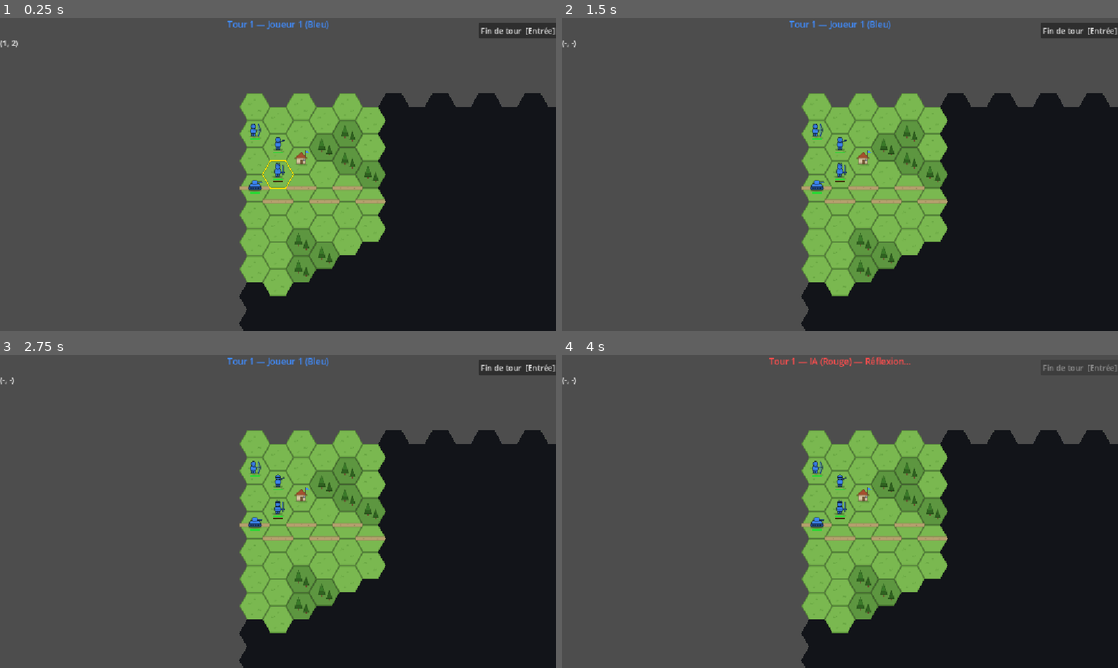
Above: before the commit, frames 1-4 (two rows, left to right).
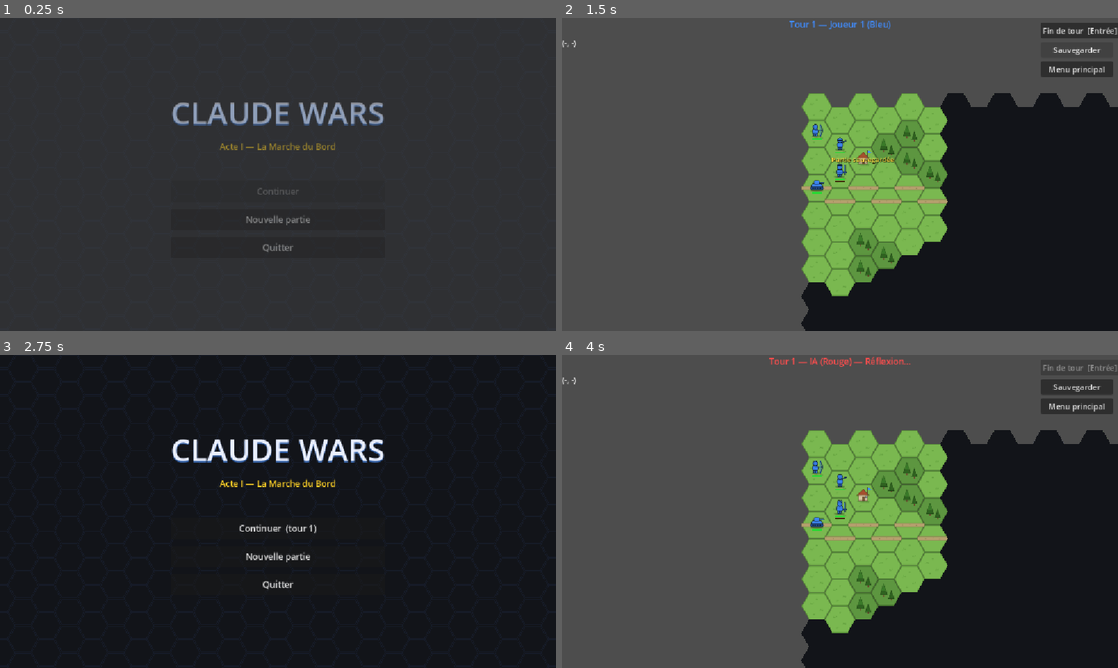
Above: after the commit, the same moments.

Repository: MaximeAutechaud/claude-wars
Game: Godot game, scene res://scenes/title.tscn
The game is run twice, just before and just after one commit, with the same random seed, the same clock (stepped at 60 frames per second) and the same inputs. Before the commit the project starts from res://scenes/main.tscn.
Inputs (mouse positions are in pixels of both pictures, inside the frame that each line leads up to):
- Up to frame 1 (0.25 s): no input
- Up to frame 2 (1.5 s): click (840, 218) at 0.5 s, where only the run after the commit has a clickable "Nouvelle partie"; click (1079, 49) at 1.25 s, where only the run after the commit has a clickable "Sauvegarder"
- Up to frame 3 (2.75 s): click (517, 405) at 2 s, where only the run after the commit has a clickable "Menu principal"
- Up to frame 4 (4 s): click (840, 527) at 2.75 s, where only the run after the commit has a clickable "Continuer (tour 1)"; click "Fin de tour [Entrée]" at 3.5 s

The runs differ from the first frame. In frame 1, 99% of the frame differs, in the area x 0-100%, y 0-100%; in frame 2, 0.9%; in frame 3, 72%; in frame 4, 1.2%.

Commit message:
Phase 11a — sauvegarde/chargement et ecran d'accueil
Sauvegarde manuelle JSON de l'etat complet (SaveGame), ecran titre
Continuer/Nouvelle partie/Quitter en scene principale, boutons
Sauvegarder et Menu en jeu, test headless test_save (30 checks).

Co-Authored-By: Claude Fable 5 <noreply@anthropic.com>

Diff:
--- a/project.godot
+++ b/project.godot
@@ -11,7 +11,7 @@
 [application]
 
 config/name="Claude wars"
-run/main_scene="res://scenes/main.tscn"
+run/main_scene="res://scenes/title.tscn"
 config/features=PackedStringArray("4.7", "GL Compatibility")
 config/icon="res://icon.svg"
 
--- a/scenes/main.tscn
+++ b/scenes/main.tscn
@@ -81,6 +81,26 @@
 offset_bottom = 42.0
 text = "Fin de tour  [Entrée]"
 
+[node name="SaveButton" type="Button" parent="UI"]
+anchors_preset = 1
+anchor_left = 1.0
+anchor_right = 1.0
+offset_left = -160.0
+offset_top = 50.0
+offset_right = -10.0
+offset_bottom = 82.0
+text = "Sauvegarder"
+
+[node name="MenuButton" type="Button" parent="UI"]
+anchors_preset = 1
+anchor_left = 1.0
+anchor_right = 1.0
+offset_left = -160.0
+offset_top = 90.0
+offset_right = -10.0
+offset_bottom = 122.0
+text = "Menu principal"
+
 [node name="CoordLabel" type="Label" parent="UI" unique_id=1472159511]
 offset_top = 40.0
 offset_right = 160.0
@@ -214,7 +234,15 @@
 size_flags_horizontal = 4
 text = "  Rejouer  "
 
+[node name="EndMenuButton" type="Button" parent="UI/EndScreen/EndBox"]
+layout_mode = 2
+size_flags_horizontal = 4
+text = "  Menu principal  "
+
 [connection signal="pressed" from="UI/AttackZoneButton" to="." method="_on_attack_zone_pressed"]
 [connection signal="pressed" from="UI/DefendButton" to="." method="_on_defend_pressed"]
 [connection signal="pressed" from="UI/EndTurnButton" to="." method="_end_turn"]
+[connection signal="pressed" from="UI/SaveButton" to="." method="_on_save_pressed"]
+[connection signal="pressed" from="UI/MenuButton" to="." method="_on_menu_pressed"]
 [connection signal="pressed" from="UI/EndScreen/EndBox/RestartButton" to="." method="_on_restart_pressed"]
+[connection signal="pressed" from="UI/EndScreen/EndBox/EndMenuButton" to="." method="_on_menu_pressed"]
--- /dev/null
+++ b/scenes/title.tscn
@@ -0,0 +1,71 @@
+[gd_scene load_steps=2 format=3]
+
+[ext_resource type="Script" path="res://scripts/title.gd" id="1_title"]
+
+[node name="Title" type="Control"]
+layout_mode = 3
+anchors_preset = 15
+anchor_right = 1.0
+anchor_bottom = 1.0
+script = ExtResource("1_title")
+
+[node name="Background" type="ColorRect" parent="."]
+show_behind_parent = true
+layout_mode = 1
+anchors_preset = 15
+anchor_right = 1.0
+anchor_bottom = 1.0
+color = Color(0.07, 0.08, 0.1, 1)
+
+[node name="Center" type="CenterContainer" parent="."]
+layout_mode = 1
+anchors_preset = 15
+anchor_right = 1.0
+anchor_bottom = 1.0
+
+[node name="Box" type="VBoxContainer" parent="Center"]
+layout_mode = 2
+theme_override_constants/separation = 14
+
+[node name="TitleLabel" type="Label" parent="Center/Box"]
+layout_mode = 2
+theme_override_font_sizes/font_size = 64
+theme_override_colors/font_color = Color(0.92, 0.94, 1, 1)
+theme_override_colors/font_shadow_color = Color(0.25, 0.55, 1, 0.35)
+theme_override_constants/shadow_offset_x = 0
+theme_override_constants/shadow_offset_y = 3
+text = "CLAUDE WARS"
+horizontal_alignment = 1
+
+[node name="SubLabel" type="Label" parent="Center/Box"]
+layout_mode = 2
+theme_override_font_sizes/font_size = 18
+theme_override_colors/font_color = Color(1, 0.82, 0.15, 1)
+text = "Acte I — La Marche du Bord"
+horizontal_alignment = 1
+
+[node name="Spacer" type="Control" parent="Center/Box"]
+layout_mode = 2
+custom_minimum_size = Vector2(0, 30)
+
+[node name="ContinueButton" type="Button" parent="Center/Box"]
+layout_mode = 2
+custom_minimum_size = Vector2(280, 44)
+theme_override_font_sizes/font_size = 18
+text = "Continuer"
+
+[node name="NewGameButton" type="Button" parent="Center/Box"]
+layout_mode = 2
+custom_minimum_size = Vector2(280, 44)
+theme_override_font_sizes/font_size = 18
+text = "Nouvelle partie"
+
+[node name="QuitButton" type="Button" parent="Center/Box"]
+layout_mode = 2
+custom_minimum_size = Vector2(280, 44)
+theme_override_font_sizes/font_size = 18
+text = "Quitter"
+
+[connection signal="pressed" from="Center/Box/ContinueButton" to="." method="_on_continue_pressed"]
+[connection signal="pressed" from="Center/Box/NewGameButton" to="." method="_on_new_game_pressed"]
+[connection signal="pressed" from="Center/Box/QuitButton" to="." method="_on_quit_pressed"]
--- a/scripts/main.gd
+++ b/scripts/main.gd
@@ -56,13 +56,20 @@
 var preview_label: Label = null
 
 func _ready() -> void:
+	for i in choice_btns.size():
+		choice_btns[i].pressed.connect(_on_spell_choice.bind(i))
+	# Partie chargée : l'écran d'accueil a déposé la sauvegarde dans
+	# SaveGame.pending — elle remplace le spawn du scénario (décision 15)
+	var loaded := not SaveGame.pending.is_empty()
+	if loaded:
+		SaveGame.apply(self, SaveGame.pending)
+		SaveGame.pending = {}
+	else:
+		creeps.spawn_camps(units_layer)
 	# La caméra démarre sur le héros du joueur (grande carte sous brouillard)
 	var hero := units_layer.get_hero(0)
 	var start_cell: Vector2i = hero.cell if hero != null else map.get_map_size() / 2
 	camera.global_position = map.to_global(map.map_to_local(start_cell))
-	for i in choice_btns.size():
-		choice_btns[i].pressed.connect(_on_spell_choice.bind(i))
-	creeps.spawn_camps(units_layer)
 	units_layer.unit_killed.connect(_on_unit_killed)
 	creeps.camp_cleared.connect(_on_camp_cleared)
 	units_layer.boss_event.connect(_on_boss_event)
@@ -74,7 +81,10 @@
 	preview_label.hide()
 	units_layer.add_child(preview_label)
 	fog.recompute()
-	_start_turn(0)
+	# Une sauvegarde est prise en cours de tour joueur : le soin de début
+	# de tour a déjà eu lieu, ne pas le rejouer au chargement
+	if not loaded:
+		_start_turn(0)
 	_update_turn_label()
 
 # ── Entrées ──────────────────────────────────────────────────────────────────
@@ -368,6 +378,23 @@
 func _on_restart_pressed() -> void:
 	get_tree().reload_current_scene()
 
+# ── Sauvegarde / menu (décision 15) ──────────────────────────────────────────
+
+# Sauvegarde manuelle, pendant le tour du joueur uniquement (l'état d'un
+# tour IA ou neutre en cours n'est pas capturable proprement)
+func _on_save_pressed() -> void:
+	if ai_thinking or game_over or creep_phase or current_player != 0:
+		return
+	_deselect()
+	SaveGame.write(SaveGame.capture(self))
+	print("Partie sauvegardée (%s)" % ProjectSettings.globalize_path(SaveGame.SAVE_PATH))
+	var hero := units_layer.get_hero(0)
+	if hero != null:
+		_spawn_float_text(hero.cell, "Partie sauvegardée")
+
+func _on_menu_pressed() -> void:
+	get_tree().change_scene_to_file("res://scenes/title.tscn")
+
 # ── Sorts ────────────────────────────────────────────────────────────────────
 
 func _update_spell_bar() -> void:
--- /dev/null
+++ b/scripts/save_game.gd
@@ -0,0 +1,196 @@
+class_name SaveGame
+
+# ── Sauvegarde / chargement (décision 15) ────────────────────────────────────
+# Une seule sauvegarde manuelle, en JSON pur dans user:// — mêmes contraintes
+# que le format de scénario : données portables, aucune référence de classe.
+# La sauvegarde capture l'état complet du tableau en cours de tour joueur :
+# unités (des deux camps), camps de bandits, villages, brouillard exploré,
+# compteur de tours et alerte de l'armée IA.
+#
+# Flux de chargement : l'écran d'accueil dépose la sauvegarde lue dans
+# `pending`, puis charge main.tscn ; main._ready trouve `pending` non vide,
+# purge les unités du scénario et applique la sauvegarde à la place.
+
+const SAVE_PATH := "user://save.json"
+const VERSION := 1
+
+# Sauvegarde en attente d'application par main._ready (vide = partie neuve)
+static var pending: Dictionary = {}
+
+static func has_save(path := SAVE_PATH) -> bool:
+	return FileAccess.file_exists(path)
+
+static func write(data: Dictionary, path := SAVE_PATH) -> void:
+	var f := FileAccess.open(path, FileAccess.WRITE)
+	f.store_string(JSON.stringify(data, "\t"))
+
+# Sauvegarde lue, ou {} si absente/illisible
+static func read(path := SAVE_PATH) -> Dictionary:
+	if not FileAccess.file_exists(path):
+		return {}
+	var parsed: Variant = JSON.parse_string(FileAccess.get_file_as_string(path))
+	return parsed if parsed is Dictionary else {}
+
+static func erase(path := SAVE_PATH) -> void:
+	if FileAccess.file_exists(path):
+		DirAccess.remove_absolute(ProjectSettings.globalize_path(path))
+
+# ── Capture ──────────────────────────────────────────────────────────────────
+
+# Photographie l'état complet de la partie (à appeler pendant le tour joueur)
+static func capture(main: Node2D) -> Dictionary:
+	var units: Array = []
+	for child in main.units_layer.get_children():
+		if child is Unit and not child.is_queued_for_deletion() \
+				and not (child as Unit).is_creep():
+			units.append(_unit_to_dict(child as Unit))
+
+	# Les creeps vivants sont sauvés dans leur camp (pour retrouver
+	# l'appartenance au chargement), jamais dans la liste plate
+	var camps: Array = []
+	for camp: Dictionary in main.creeps.camps:
+		var members: Array = []
+		for u: Unit in main.creeps.alive_units(camp):
+			members.append(_unit_to_dict(u))
+		camps.append({
+			"center": _cell_to_arr(camp["center"]),
+			"prize": _type_id(camp["prize"]),
+			"prize_veteran": camp["prize_veteran"],
+			"owner": camp["owner"], "awake": camp["awake"],
+			"hp_seen": camp["hp_seen"], "units": members,
+		})
+
+	var villages: Array = []
+	for cell: Vector2i in main.villages.owners:
+		villages.append([cell.x, cell.y, main.villages.owners[cell]])
+
+	var explored: Array = []
+	for cell: Vector2i in main.fog.explored:
+		explored.append([cell.x, cell.y])
+
+	return {
+		"version": VERSION,
+		"scenario": Scenario.CURRENT["name"],
+		"turn": main.turn_count,
+		"ai_alerted": main.ai_alerted,
+		"units": units, "camps": camps,
+		"villages": villages, "explored": explored,
+	}
+
+# ── Application ──────────────────────────────────────────────────────────────
+
+# Remplace l'état spawné par le scénario par celui de la sauvegarde.
+# À appeler depuis main._ready, à la place de creeps.spawn_camps.
+static func apply(main: Node2D, data: Dictionary) -> void:
+	var units_layer: UnitsLayer = main.units_layer
+
+	# Purge des unités de départ du scénario (sorties de l'arbre tout de
+	# suite : get_unit_at ne doit plus les voir)
+	for child in units_layer.get_children():
+		if child is Unit:
+			units_layer.remove_child(child)
+			child.queue_free()
+
+	main.turn_count = int(data["turn"])
+	main.ai_alerted = bool(data["ai_alerted"])
+
+	var owners: Dictionary = {}
+	for v: Array in data["villages"]:
+		owners[Vector2i(int(v[0]), int(v[1]))] = int(v[2])
+	main.villages.owners = owners
+	main.villages.queue_redraw()
+
+	main.fog.explored.clear()
+	for c: Array in data["explored"]:
+		main.fog.explored[Vector2i(int(c[0]), int(c[1]))] = true
+
+	for udata: Dictionary in data["units"]:
+		_unit_from_dict(units_layer, udata)
+
+	main.creeps.camps.clear()
+	for cdata: Dictionary in data["camps"]:
+		var camp := {
+			"center": _arr_to_cell(cdata["center"]),
+			"prize": Unit.TYPE_BY_ID[cdata["prize"]],
+			"prize_veteran": bool(cdata["prize_veteran"]),
+			"owner": int(cdata["owner"]), "awake": bool(cdata["awake"]),
+			"hp_seen": int(cdata["hp_seen"]), "units": [],
+		}
+		for udata: Dictionary in cdata["units"]:
+			(camp["units"] as Array).append(_unit_from_dict(units_layer, udata))
+		main.creeps.camps.append(camp)
+	main.creeps.queue_redraw()
+
+# ── Sérialisation d'une unité ────────────────────────────────────────────────
+
+static func _unit_to_dict(u: Unit) -> Dictionary:
+	var doom: Array = []
+	for cell in u.doom_cells:
+		doom.append([cell.x, cell.y])
+	return {
+		"type": _type_id(u.type), "team": u.team, "cell": _cell_to_arr(u.cell),
+		"hp": u.hp, "max_hp": u.max_hp,
+		"has_moved": u.has_moved, "remaining_mp": u.remaining_mp,
+		"home_cell": _cell_to_arr(u.home_cell), "name": u.display_name,
+		"kills": u.kills, "veteran": u.veteran, "defending": u.defending,
+		"atk_bonus": u._atk_bonus, "counter_bonus": u._counter_bonus,
+		"xp": u.xp, "level": u.level, "pending_levelups": u.pending_levelups,
+		"spells": u.learned_spells, "cooldowns": u.cooldowns,
+		"has_cast": u.has_cast, "temp_atk": u.temp_atk_bonus,
+		"boss_phase": u.boss_phase, "doom_armed": u.doom_armed,
+		"doom_cells": doom, "scale": u.scale.x,
+	}
+
+# Les bonus (vétérance, niveaux, enrage de boss) sont déjà comptés dans
+# atk_bonus/max_hp sauvés : on restaure les champs tels quels, sans rejouer
+# les promotions.
+static func _unit_from_dict(units_layer: UnitsLayer, d: Dictionary) -> Unit:
+	var u := units_layer.spawn(_arr_to_cell(d["cell"]),
+			int(d["team"]), Unit.TYPE_BY_ID[d["type"]])
+	u.max_hp = int(d["max_hp"])
+	u.hp = int(d["hp"])
+	u.has_moved = bool(d["has_moved"])
+	u.remaining_mp = int(d["remaining_mp"])
+	u.home_cell = _arr_to_cell(d["home_cell"])
+	u.display_name = str(d["name"])
+	u.kills = int(d["kills"])
+	u.veteran = bool(d["veteran"])
+	u.defending = bool(d["defending"])
+	u._atk_bonus = int(d["atk_bonus"])
+	u._counter_bonus = int(d["counter_bonus"])
+	u.xp = int(d["xp"])
+	u.level = int(d["level"])
+	u.pending_levelups = int(d["pending_levelups"])
+	var spells: Array[String] = []
+	for id in d["spells"]:
+		spells.append(str(id))
+	u.learned_spells = spells
+	u.cooldowns.clear()
+	for id: String in d["cooldowns"]:
+		u.cooldowns[id] = int(d["cooldowns"][id])
+	u.has_cast = bool(d["has_cast"])
+	u.temp_atk_bonus = int(d["temp_atk"])
+	u.boss_phase = int(d["boss_phase"])
+	u.doom_armed = bool(d["doom_armed"])
+	var doom: Array[Vector2i] = []
+	for c in d["doom_cells"]:
+		doom.append(_arr_to_cell(c))
+	u.doom_cells = doom
+	var s := float(d["scale"])
+	u.scale = Vector2(s, s)
+	u.queue_redraw()
+	return u
+
+# ── Helpers JSON (Vector2i <-> [x, y], enum <-> string) ──────────────────────
+
+static func _cell_to_arr(cell: Vector2i) -> Array:
+	return [cell.x, cell.y]
+
+static func _arr_to_cell(a: Array) -> Vector2i:
+	return Vector2i(int(a[0]), int(a[1]))
+
+static func _type_id(type: int) -> String:
+	for id: String in Unit.TYPE_BY_ID:
+		if int(Unit.TYPE_BY_ID[id]) == int(type):
+			return id
+	return "infantry"
--- /dev/null
+++ b/scripts/title.gd
@@ -0,0 +1,55 @@
+extends Control
+
+# Écran d'accueil (décision 15) : Continuer (si une sauvegarde existe),
+# Nouvelle partie, Quitter. C'est la scène principale du projet ; le jeu
+# lui-même (main.tscn) est chargé par-dessus.
+
+const MAIN_SCENE := "res://scenes/main.tscn"
+
+@onready var continue_btn: Button = $Center/Box/ContinueButton
+@onready var sub_label: Label = $Center/Box/SubLabel
+
+func _ready() -> void:
+	sub_label.text = "Acte I — " + Scenario.CURRENT["name"]
+	var save := SaveGame.read()
+	if save.is_empty():
+		continue_btn.disabled = true
+		continue_btn.text = "Continuer"
+	else:
+		continue_btn.text = "Continuer  (tour %d)" % int(save["turn"])
+	# Fondu d'entrée
+	modulate.a = 0.0
+	create_tween().tween_property(self, "modulate:a", 1.0, 0.5)
+
+func _on_continue_pressed() -> void:
+	var save := SaveGame.read()
+	if save.is_empty():
+		return
+	SaveGame.pending = save
+	get_tree().change_scene_to_file(MAIN_SCENE)
+
+func _on_new_game_pressed() -> void:
+	SaveGame.pending = {}
+	get_tree().change_scene_to_file(MAIN_SCENE)
+
+func _on_quit_pressed() -> void:
+	get_tree().quit()
+
+# Fond : la trame hexagonale du jeu, en filigrane sur le fond sombre
+func _draw() -> void:
+	var size := get_viewport_rect().size
+	var hw := GameMap.TILE_W * 0.5
+	var hh := GameMap.TILE_H * 0.5
+	var line := Color(0.35, 0.55, 1.0, 0.06)
+	var col := 0
+	var x := 0.0
+	while x < size.x + hw:
+		var y_off := hh if col % 2 == 1 else 0.0
+		var y := y_off
+		while y < size.y + hh:
+			var pts := GameMap.hex_corners(Vector2(x, y), hw - 1.5, hh - 1.5)
+			pts.append(pts[0])
+			draw_polyline(pts, line, 1.5)
+			y += GameMap.TILE_H
+		x += GameMap.TILE_W * 0.75
+		col += 1
--- /dev/null
+++ b/tests/screenshot_title.gd
@@ -0,0 +1,17 @@
+extends Node
+
+# Capture l'écran d'accueil en PNG (vérification visuelle) :
+#   Godot --path . res://tests/screenshot_title.tscn -- chemin/sortie.png
+# Sans argument : user://title.png
+
+func _ready() -> void:
+	var out := "user://title.png"
+	var args := OS.get_cmdline_user_args()
+	if not args.is_empty():
+		out = args[0]
+	var title: Control = (load("res://scenes/title.tscn") as PackedScene).instantiate()
+	add_child(title)
+	await get_tree().create_timer(0.7).timeout   # laisse finir le fondu d'entrée
+	get_viewport().get_texture().get_image().save_png(out)
+	print("Capture écrite : " + ProjectSettings.globalize_path(out))
+	get_tree().quit(0)
--- /dev/null
+++ b/tests/screenshot_title.tscn
@@ -0,0 +1,6 @@
+[gd_scene load_steps=2 format=3]
+
+[ext_resource type="Script" path="res://tests/screenshot_title.gd" id="1_test"]
+
+[node name="ScreenshotTitle" type="Node"]
+script = ExtResource("1_test")
--- /dev/null
+++ b/tests/test_save.gd
@@ -0,0 +1,149 @@
+extends Node
+
+# Test de la sauvegarde/chargement (décision 15) : on maltraite une partie,
+# on la capture, on la fait passer par le JSON (aller-retour disque), puis on
+# la recharge dans une scène neuve et on compare l'état :
+#   Godot --headless --path . res://tests/test_save.tscn
+
+const TEST_PATH := "user://test_save.json"
+
+var failures := 0
+
+func check(cond: bool, label: String) -> void:
+	if cond:
+		print("OK   — " + label)
+	else:
+		failures += 1
+		printerr("FAIL — " + label)
+
+func _ready() -> void:
+	Engine.time_scale = 20.0   # accélère les pauses visuelles de l'IA
+	var main: Node2D = (load("res://scenes/main.tscn") as PackedScene).instantiate()
+	add_child(main)
+	await get_tree().process_frame
+
+	# ── On sculpte un état de partie reconnaissable ──────────────────────
+	var hero: Unit = main.units_layer.get_hero(0)
+	hero.add_xp(2)                      # niveau 2, un choix de sort en attente
+	hero.learned_spells.append("blink")
+	hero.cooldowns["blink"] = 2
+	hero.hp -= 5
+
+	var tank: Unit = null
+	for child in main.units_layer.get_children():
+		if child is Unit and (child as Unit).team == 0 \
+				and (child as Unit).type == Unit.Type.TANK:
+			tank = child
+	tank.hp -= 3
+	tank.defending = true
+	tank.kills = 2
+	tank.has_moved = true
+	tank.remaining_mp = 0
+
+	main.villages.owners[Vector2i(6, 2)] = 0    # village neutre capturé
+	main.turn_count = 7
+	main.ai_alerted = true
+
+	# Camp 0 vaincu : creeps libérés, propriété au joueur (état simulé)
+	var camp: Dictionary = main.creeps.camps[0]
+	for u: Unit in main.creeps.alive_units(camp):
+		main.units_layer.remove_child(u)
+		u.queue_free()
+	camp["owner"] = 0
+	camp["units"] = []
+	# Camp 4 réveillé, un creep blessé
+	var camp4: Dictionary = main.creeps.camps[4]
+	camp4["awake"] = true
+	var creep: Unit = main.creeps.alive_units(camp4)[0]
+	creep.hp -= 4
+
+	main.fog.recompute()
+	var explored_before: int = main.fog.explored.size()
+	var units_before: int = main.units_layer.count_team(0) \
+			+ main.units_layer.count_team(1) \
+			+ main.units_layer.count_team(Unit.NEUTRAL_TEAM)
+	# Valeurs mémorisées avant de libérer la première scène
+	var hero_cell: Vector2i = hero.cell
+	var tank_cell: Vector2i = tank.cell
+	var creep_cell: Vector2i = creep.cell
+	var creep_max: int = creep.max_hp
+
+	# ── Capture → JSON sur disque → relecture ────────────────────────────
+	SaveGame.write(SaveGame.capture(main), TEST_PATH)
+	check(SaveGame.has_save(TEST_PATH), "le fichier de sauvegarde existe")
+	var data := SaveGame.read(TEST_PATH)
+	check(not data.is_empty(), "la sauvegarde se relit en JSON")
+	check(str(data["scenario"]) == Scenario.CURRENT["name"], "nom du scénario stocké")
+
+	remove_child(main)
+	main.free()
+
+	# ── Chargement dans une scène neuve ──────────────────────────────────
+	SaveGame.pending = data
+	var main2: Node2D = (load("res://scenes/main.tscn") as PackedScene).instantiate()
+	add_child(main2)
+	await get_tree().process_frame
+	check(SaveGame.pending.is_empty(), "la sauvegarde en attente a été consommée")
+
+	check(main2.turn_count == 7, "compteur de tours restauré")
+	check(main2.ai_alerted, "alerte IA restaurée")
+
+	var units_after: int = main2.units_layer.count_team(0) \
+			+ main2.units_layer.count_team(1) \
+			+ main2.units_layer.count_team(Unit.NEUTRAL_TEAM)
+	check(units_after == units_before,
+			"même nombre d'unités (%d = %d)" % [units_after, units_before])
+
+	var hero2: Unit = main2.units_layer.get_hero(0)
+	check(hero2 != null and hero2.cell == hero_cell, "héros à sa case")
+	check(hero2.level == 2 and hero2.xp == 2, "niveau et XP du héros")
+	check(hero2.pending_levelups == 1, "choix de sort en attente conservé")
+	check(hero2.learned_spells.has("blink"), "sort appris conservé")
+	check(int(hero2.cooldowns.get("blink", 0)) == 2, "cooldown de sort conservé")
+	# 20 PV de base + 4 du niveau 2 (remplis), puis -5 infligés avant capture
+	check(hero2.hp == int(Unit.STATS[Unit.Type.HERO]["max_hp"]) + Unit.LEVELUP_HP - 5,
+			"PV du héros restaurés")
+
+	var tank2: Unit = main2.units_layer.get_unit_at(tank_cell)
+	check(tank2 != null and tank2.type == Unit.Type.TANK, "char à sa case")
+	check(tank2.hp == Unit.STATS[Unit.Type.TANK]["max_hp"] - 3, "PV du char")
+	check(tank2.defending, "posture Défendre conservée")
+	check(tank2.kills == 2 and not tank2.veteran, "compteur de kills conservé")
+	check(tank2.has_moved and tank2.remaining_mp == 0, "char déjà joué ce tour")
+
+	check(main2.villages.owner_of(Vector2i(6, 2)) == 0, "village capturé restauré")
+	check(main2.creeps.rest_owner_of(main2.creeps.camps[0]["center"]) == 0,
+			"camp vaincu = camp de repos du joueur")
+	check(main2.creeps.alive_units(main2.creeps.camps[0]).is_empty(),
+			"camp vaincu sans creeps")
+	var camp4b: Dictionary = main2.creeps.camps[4]
+	check(bool(camp4b["awake"]), "camp du gué toujours réveillé")
+	var creep2: Unit = main2.units_layer.get_unit_at(creep_cell)
+	check(creep2 != null and creep2.is_creep() and creep2.hp == creep_max - 4,
+			"creep blessé restauré dans son camp")
+	check((camp4b["units"] as Array).has(creep2), "le creep appartient à son camp")
+
+	check(main2.fog.explored.size() >= explored_before,
+			"brouillard exploré restauré (%d >= %d)"
+			% [main2.fog.explored.size(), explored_before])
+
+	var boss: Unit = main2.units_layer.get_leader(1)
+	check(boss != null and boss.is_boss() and boss.display_name == "Le Fossoyeur",
+			"le Fossoyeur mène toujours l'armée IA")
+	check(boss.scale.x > 1.2, "échelle du boss restaurée")
+
+	# Le jeu continue : fin de tour joueur sans erreur
+	main2._end_turn()
+	var guard := 0
+	while (main2.ai_thinking or main2.current_player != 0) and guard < 600:
+		await get_tree().process_frame
+		guard += 1
+	check(guard < 600, "un tour complet se joue après chargement")
+	check(main2.turn_count == 8, "le compteur reprend à 8")
+
+	SaveGame.erase(TEST_PATH)
+	check(not SaveGame.has_save(TEST_PATH), "fichier de test nettoyé")
+
+	print("")
+	print("Sauvegarde — %d échec(s)" % failures)
+	get_tree().quit(1 if failures > 0 else 0)
--- /dev/null
+++ b/tests/test_save.tscn
@@ -0,0 +1,6 @@
+[gd_scene load_steps=2 format=3]
+
+[ext_resource type="Script" path="res://tests/test_save.gd" id="1_test"]
+
+[node name="TestSave" type="Node"]
+script = ExtResource("1_test")
Not shown, added: scripts/save_game.gd.uid
Not shown, added: scripts/title.gd.uid
Not shown, added: tests/screenshot_title.gd.uid
Not shown, added: tests/test_save.gd.uid
Not shown, changed: DESIGN.md
